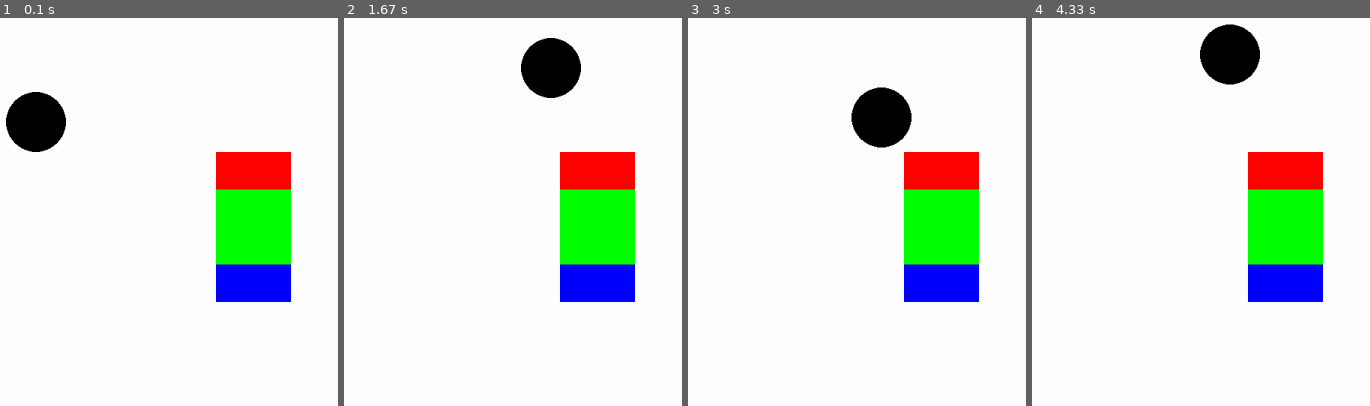
Above: before the commit, frames 1-4 (left to right).
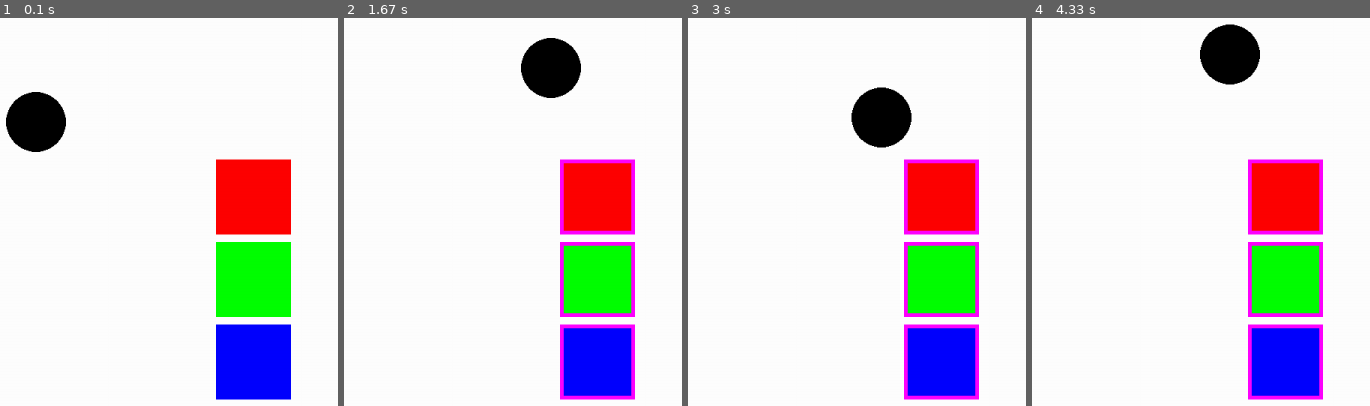
Above: after the commit, the same moments.

Repository: DoubleFaceProgramming/2DMC
Game: pygame game, started from dev/rescources/sprite-system-demo/main.py
Same seed, same stepped clock (60 frames per second), same inputs: the game is played once before the commit and once after it.
Inputs:
- Up to frame 1 (0.1 s): no input
- Up to frame 2 (1.67 s): hold F1 0.33-0.8 s; hold D 0.33-0.8 s; hold D 0.83-1.3 s; hold W 1.33-1.63 s
- Up to frame 3 (3 s): hold D 1.67-2.13 s; hold A 2.17-2.7 s; hold S from 2.73 s (still down)
- Up to frame 4 (4.33 s): release S at 3.03 s; hold A 3.07-3.47 s; hold W 3.5-3.87 s; hold D from 3.9 s (still down)

The runs differ from the first frame. In frame 1, 11% of the frame differs, in the area x 63-87%, y 34-99%; in frame 2, 12%; in frame 3, 12%; in frame 4, 12%.

Commit message:
finished updating contributing and demo with.. debug layers demonstration

Diff:
--- a/dev/rescources/sprite-system-demo/lib/sprite.py
+++ b/dev/rescources/sprite-system-demo/lib/sprite.py
@@ -15,6 +15,8 @@
     SQUARE = auto()
     GREEN_SQUARE = auto()
     PLAYER = auto()
+    SQUARE_DEBUG = auto()
+    GREEN_SQUARE_DEBUG = auto()
 
 class Sprite:
     """A common baseclass for all sprites."""
@@ -136,6 +138,8 @@
             # This could benefit from a do / while loop :o (python please add it its actually useful)
             while True:
                 self.layeriter += 1
+                if self.layeriter >= len(self.layers):
+                    raise StopIteration
                 if not LayersEnum(list(self.layers)[self.layeriter - 1]).name.endswith("_DEBUG"):
                     layer = self.get_layer() # Recalculating layer with the new layer iteration attribute
                     break
--- a/dev/rescources/sprite-system-demo/main.py
+++ b/dev/rescources/sprite-system-demo/main.py
@@ -41,8 +41,8 @@
         pygame.draw.circle(screen, (0, 0, 0), self.pos - (self.size / 2), self.size.x / 2)
 
 class Square(Sprite):
-    def __init__(self, layer: LayersEnum | int, pos: tuple[int, int] | VEC, colour: tuple[int, int, int]):
-        super().__init__(layer)
+    def __init__(self, layer: LayersEnum | int, debug_layer: LayersEnum | int, pos: tuple[int, int] | VEC, colour: tuple[int, int, int]):
+        super().__init__(layer, debug_layer)
 
         self.size = VEC(100, 100)
         self.pos = VEC(pos)
@@ -55,11 +55,15 @@
     def draw(self, screen: pygame.Surface) -> None:
         pygame.draw.rect(screen, self.colour, pygame.Rect(*self.pos, *self.size))
 
+    def debug(self, screen: pygame.Surface) -> None:
+        pygame.draw.rect(screen, (255, 0, 255), pygame.Rect(*self.pos, *self.size), width=5)
+
 Player((200, 200))
-Square(LayersEnum.SQUARE, (400, 200), (255, 0, 0))
-Square(LayersEnum.GREEN_SQUARE, (400, 250), (0, 255, 0))
-Square(LayersEnum.SQUARE, (400, 300), (0, 0, 255))
+Square(LayersEnum.SQUARE, LayersEnum.SQUARE_DEBUG, (400, 210), (255, 0, 0))
+Square(LayersEnum.GREEN_SQUARE, LayersEnum.GREEN_SQUARE_DEBUG, (400, 320), (0, 255, 0))
+Square(LayersEnum.SQUARE, LayersEnum.SQUARE_DEBUG, (400, 430), (0, 0, 255))
 
+debug = False
 running = True
 while running:
     screen.fill((255, 255, 255))
@@ -68,9 +72,12 @@
     for event in pygame.event.get():
         if event.type == pygame.QUIT:
             running = False
+        if event.type == KEYDOWN:
+            if event.key == K_F1:
+                debug = not debug
 
     SPRITE_MANAGER.update(dt)
-    SPRITE_MANAGER.draw(screen, False)
+    SPRITE_MANAGER.draw(screen, debug)
 
     pygame.display.flip()
     clock.tick(FPS)
Binary file added: dev/rescources/sprite-system-demo/images/test_3.png
Binary file added: dev/rescources/sprite-system-demo/images/test_4.png
Not shown, changed: CONTRIBUTING.md
